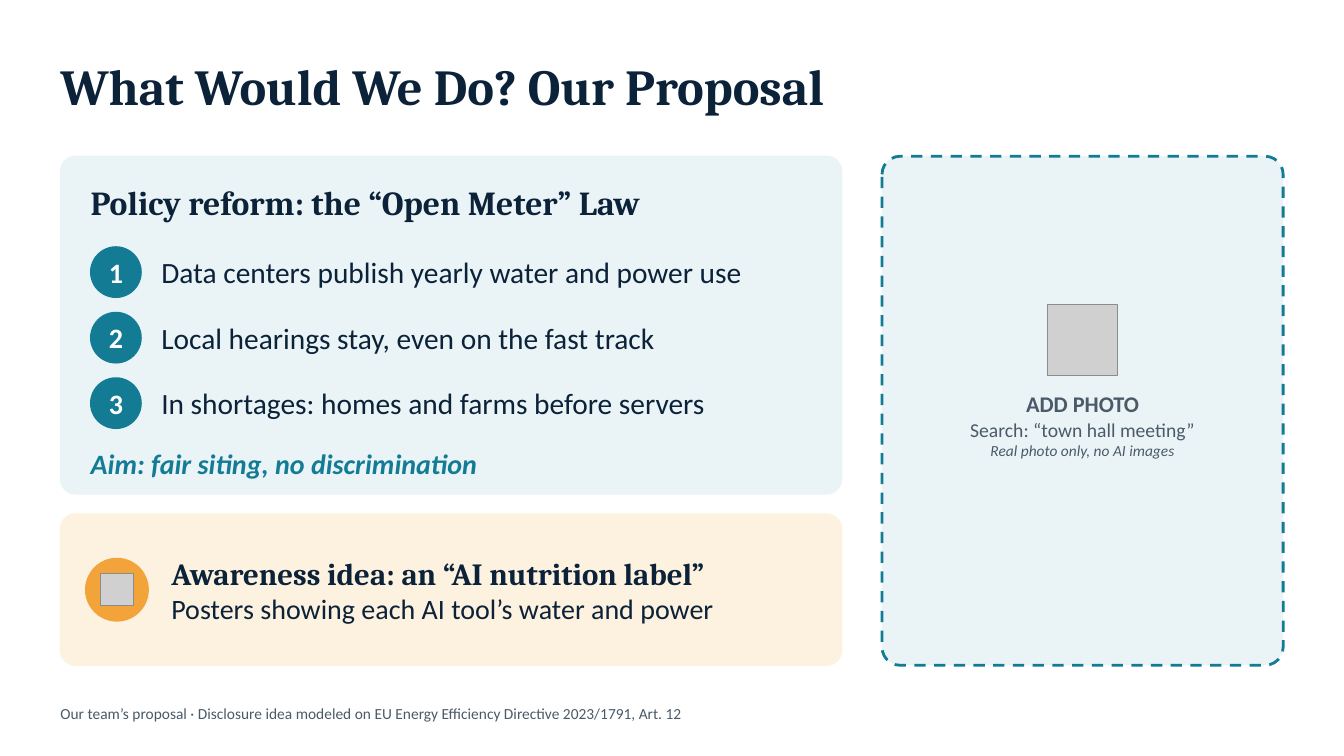
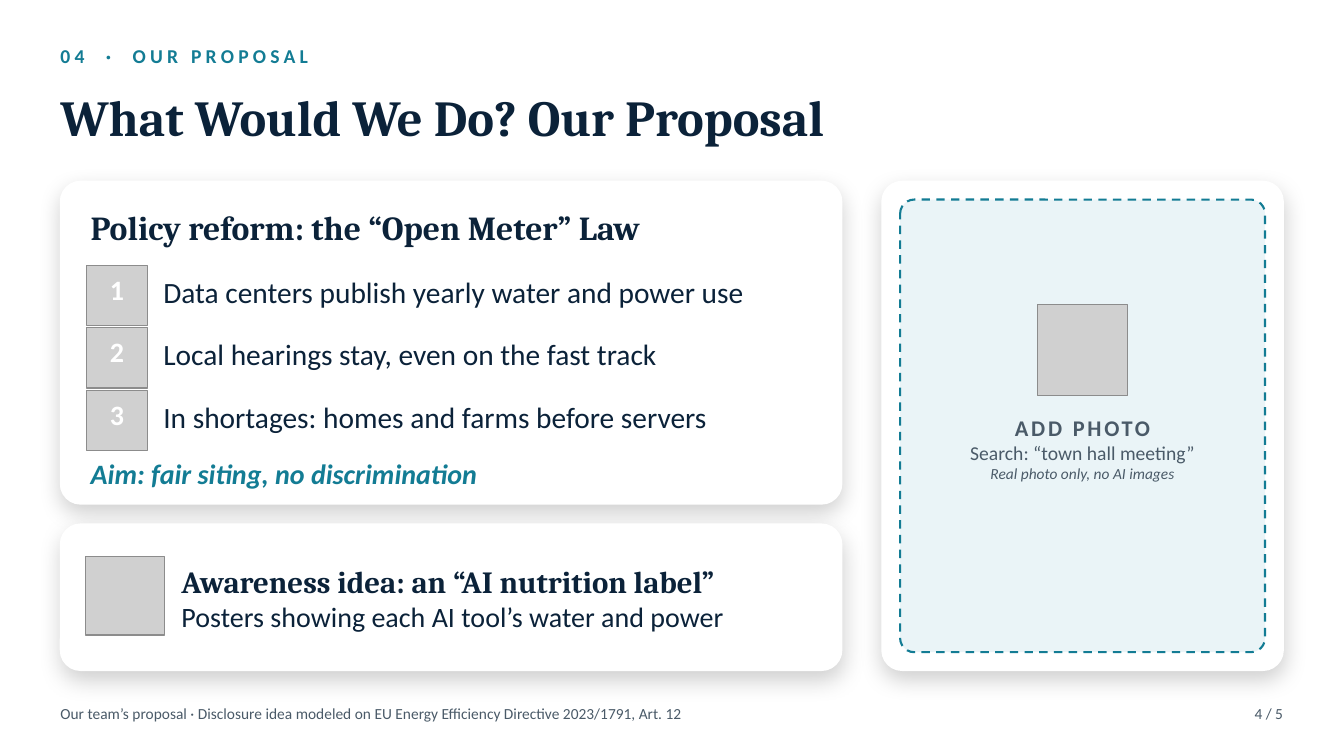
Before and after one commit to dekelelely/dekel12, a slide deck: slide 4 of ai-water-deck.pptx. Drawn at 1344x756 pixels with LibreOffice and Linux fonts; fonts in the diff are those of the drawing; grey boxes stand for pictures; background and template pictures are left out. Boxes give left, top, right and bottom in pixels: in the first picture for what was removed or moved away, otherwise in the second. Text is boxed around its words. In the diff, an @@ line names an element or a change of style, - is before the commit and + after.

```diff
--- a/ai-water-deck.pptx
+++ b/ai-water-deck.pptx
@@ text added at [60, 50, 308, 63], 14 pt, text #137C94, bold @@
+04 · OUR PROPOSAL
@@ text "What Would We Do? Our ...": place and size @@
-text "What Would We Do? Our ..." at [60, 70, 824, 116]
+text "What Would We Do? Our ..." at [60, 101, 824, 147]
@@ rounded rectangle: place and size @@
-rounded rectangle at [60, 156, 842, 494]
+rounded rectangle at [60, 181, 842, 504]
@@ rounded rectangle at [60, 181, 842, 504]: fill #EAF4F7 to #FFFFFF; outline #EAF4F7 1 pt to #FFFFFF 1 pt; shadow on; proportions changed @@
@@ text "Policy reform: the “Open Meter” ...": place and size @@
-text "Policy reform: the “Open Meter” ..." at [91, 191, 640, 223]
+text "Policy reform: the “Open Meter” ..." at [91, 216, 640, 248]
@@ rounded rectangle: place and size @@
-rounded rectangle at [882, 156, 1284, 665]
+rounded rectangle at [882, 181, 1284, 670]
@@ rounded rectangle at [882, 181, 1284, 670]: fill #EAF4F7 to #FFFFFF; outline #137C94 2 pt dashed to #FFFFFF 1 pt; shadow on; proportions changed @@
@@ rounded rectangle added at [900, 200, 1265, 652], fill #EAF4F7, outline #137C94 1.5 pt dashed @@
@@ text "1": place and size @@
-text "1" at [109, 264, 123, 283]
+text "1" at [110, 282, 124, 300]
@@ picture added at [87, 265, 147, 326] @@
@@ ellipse removed at [91, 247, 141, 297] @@
@@ text "Data centers publish yearly water ...": place and size @@
-text "Data centers publish yearly water ..." at [161, 262, 742, 288]
+text "Data centers publish yearly water ..." at [163, 282, 744, 308]
@@ text "2": place and size @@
-text "2" at [109, 329, 123, 348]
+text "2" at [110, 344, 124, 362]
@@ picture added at [87, 328, 147, 388] @@
@@ ellipse removed at [91, 313, 141, 363] @@
@@ text "Local hearings stay, even on ...": place and size @@
-text "Local hearings stay, even on ..." at [161, 328, 654, 354]
+text "Local hearings stay, even on ..." at [163, 344, 656, 370]
@@ picture: place and size @@
-picture at [1048, 304, 1118, 375]
+picture at [1037, 304, 1128, 395]
@@ text "3": place and size @@
-text "3" at [109, 395, 123, 414]
+text "3" at [110, 407, 124, 425]
@@ ellipse removed at [91, 378, 141, 429] @@
@@ text "In shortages: homes and farms ...": place and size @@
-text "In shortages: homes and farms ..." at [161, 393, 704, 419]
+text "In shortages: homes and farms ..." at [163, 407, 706, 433]
@@ picture added at [87, 390, 147, 451] @@
@@ text "ADD PHOTO": place and size @@
-text "ADD PHOTO" at [970, 397, 1195, 459]
+text "ADD PHOTO" at [970, 446, 1195, 482]
@@ text "ADD PHOTO" at [970, 446, 1195, 482]: letter spacing 0 to 2 pt in "ADD PHOTO" @@
@@ text "Aim: fair siting, no discrimination": place and size @@
-text "Aim: fair siting, no discrimination" at [91, 454, 477, 479]
+text "Aim: fair siting, no discrimination" at [91, 464, 477, 489]
@@ rounded rectangle: place and size @@
-rounded rectangle at [60, 514, 842, 665]
+rounded rectangle at [60, 524, 842, 670]
@@ rounded rectangle at [60, 524, 842, 670]: fill #FDF1DF to #FFFFFF; outline #FDF1DF 1 pt to #FFFFFF 1 pt; shadow on; proportions changed @@
@@ text "Awareness idea: an “AI nutrition ...": place and size @@
-text "Awareness idea: an “AI nutrition ..." at [171, 563, 713, 624]
+text "Awareness idea: an “AI nutrition ..." at [181, 571, 723, 632]
@@ ellipse removed at [86, 559, 148, 621] @@
@@ picture added at [86, 557, 164, 635] @@
@@ picture removed at [101, 574, 133, 606] @@
@@ text added at [1255, 709, 1283, 719], 11 pt, text #4A5A68 @@
+4 / 5
```
Also in this commit, not shown: 4 other slides changed.
